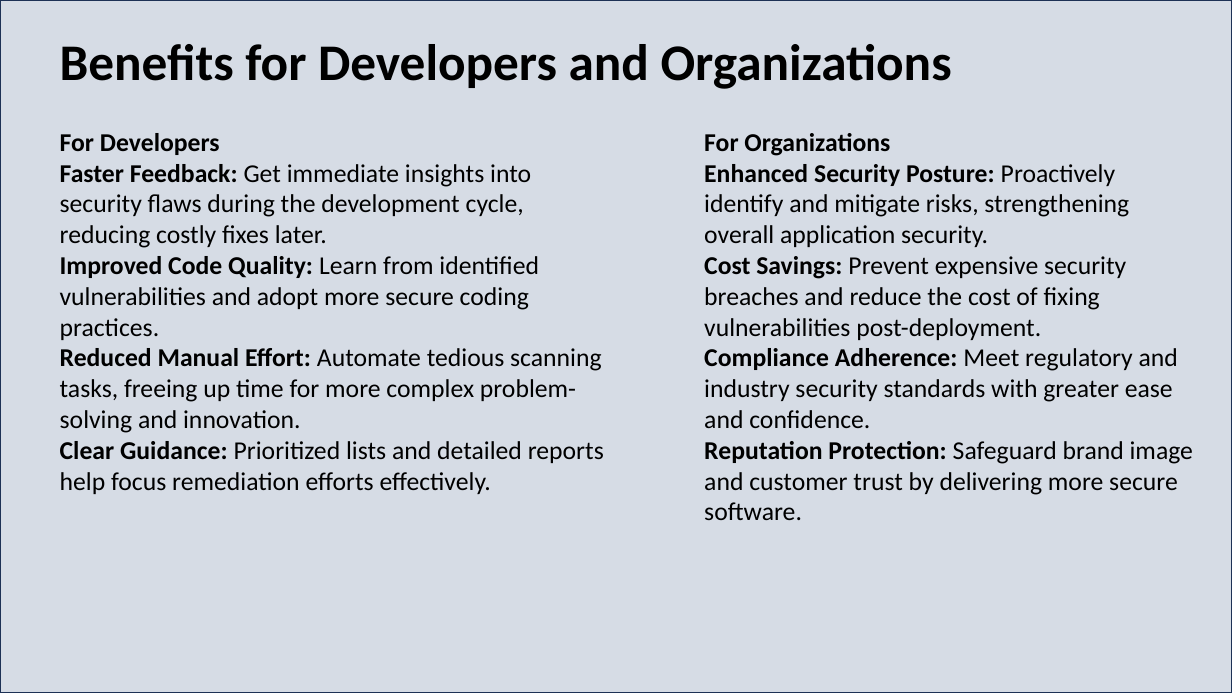
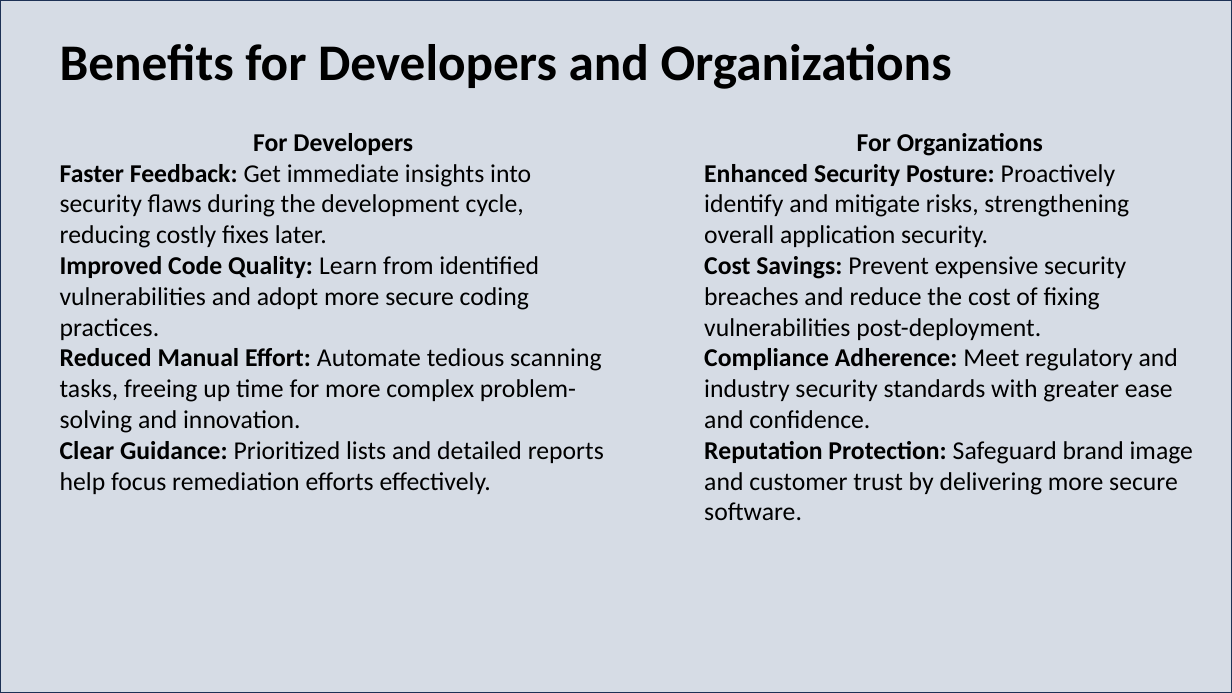
Before and after one commit to fardeen-codes07/Smart-Code-vulnerablilty-Triage-System, a slide deck: slide 9 of SOURCE CODE SCANNER PPT.pptx (slide 7 before the commit). Drawn at 1232x693 pixels with LibreOffice and Linux fonts; fonts in the diff are those of the drawing. Boxes give left, top, right and bottom in pixels: in the first picture for what was removed or moved away, otherwise in the second. Text is boxed around its words. In the diff, an @@ line names an element or a change of style, - is before the commit and + after.

```diff
--- a/SOURCE CODE SCANNER PPT.pptx
+++ b/SOURCE CODE SCANNER PPT.pptx
@@ text at [253, 133, 413, 155]: alignment left to centre @@
@@ text at [857, 133, 1043, 156]: alignment left to centre @@
```
Also in this commit, not shown: 6 other slides changed, 3 slides added.
